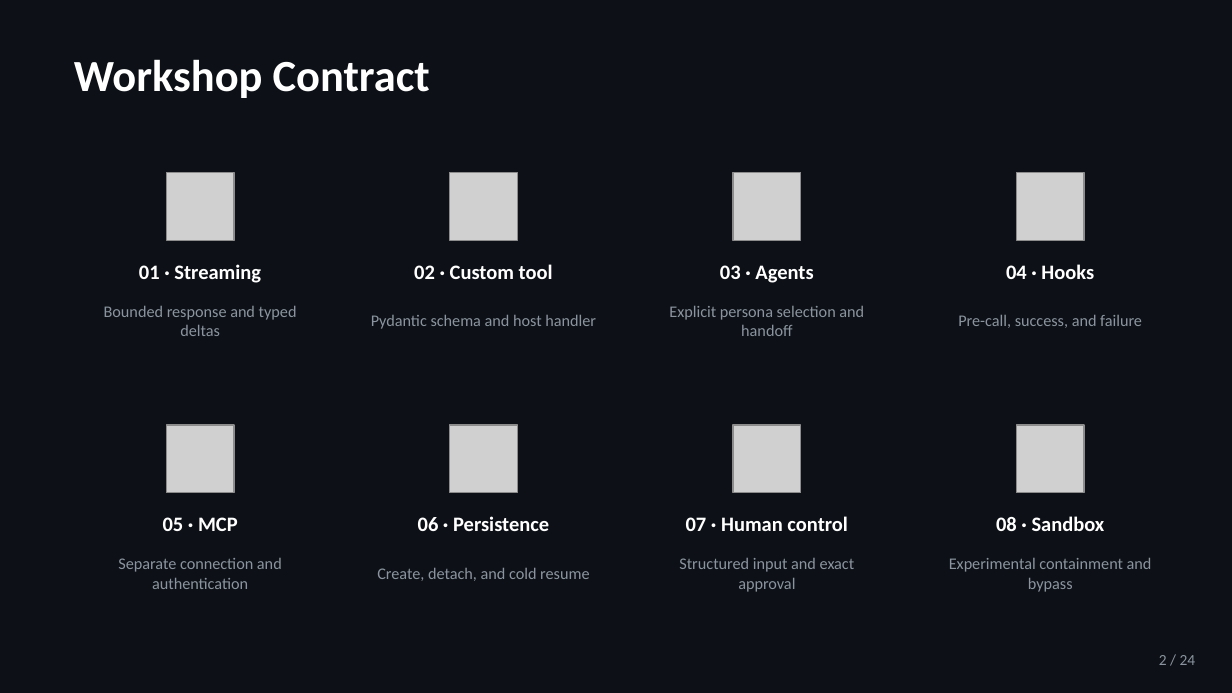
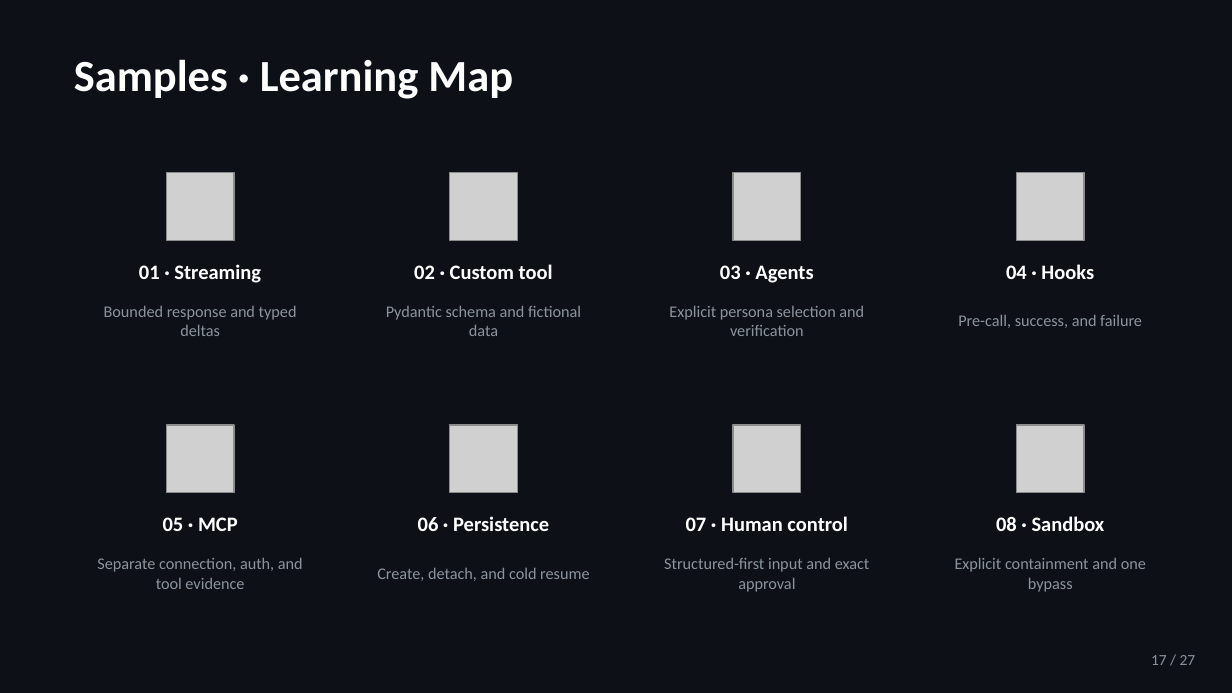
Before and after one commit to jeffrey-groneberg/ghcp_sdk, a slide deck: slide 17 of GitHub-Copilot-SDK.pptx (slide 2 before the commit). Drawn at 1232x693 pixels with LibreOffice and Linux fonts; fonts in the diff are those of the drawing; grey boxes stand for pictures. Boxes give left, top, right and bottom in pixels: in the first picture for what was removed or moved away, otherwise in the second. Text is boxed around its words. In the diff, an @@ line names an element or a change of style, - is before the commit and + after.

```diff
--- a/GitHub-Copilot-SDK.pptx
+++ b/GitHub-Copilot-SDK.pptx
@@ text at (74, 59, 513, 99): text changed @@
-Workshop Contract
+Samples · Learning Map
@@ text at (386, 306, 581, 336): text changed @@
-Pydantic schema and host handler
+Pydantic schema and fictional data
@@ text at (669, 306, 864, 336): text changed @@
-Explicit persona selection and handoff
+Explicit persona selection and verification
@@ text at (97, 558, 303, 589): text changed @@
-Separate connection and authentication
+Separate connection, auth, and tool evidence
@@ text at (664, 558, 870, 592): text changed @@
-Structured input and exact approval
+Structured-first input and exact approval
@@ text at (955, 558, 1146, 592): text changed @@
-Experimental containment and bypass
+Explicit containment and one bypass
@@ text at (1151, 655, 1196, 665): text changed @@
-2 / 24
+17 / 27
```
Also in this commit, not shown: 23 other slides changed, 3 slides added, 2 other files.
